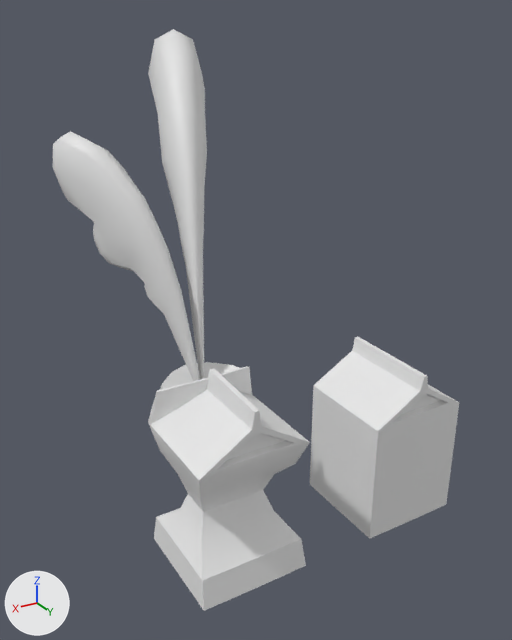
A saved change to the Blender file art/models/props/milk/milk.blend.
Rendered twice from a 50 mm camera at (4.2, 7.83, 7.78) aimed at (-1.3, -1.35, 3.19). The axes (+X, +Y, +Z) are drawn at lower left. The lights are the same throughout. The older version comes first.

Before the edit, the objects in view are built like this:
```python
me_geo_milk = bpy.data.meshes.new('geo_milk')
me_geo_milk.from_pydata(...)  # 52 vertices, 52 faces; spans x -1.0..1.0, y -1.0..1.0, z -0.99..2.2
me_geo_milk.materials.append(mat_material_002)  # white #e7e7e7
me_geo_milk_spray1 = bpy.data.meshes.new('geo_milk_spray1')
me_geo_milk_spray1.from_pydata(...)  # 114 vertices, 112 faces; spans x -1.42..1.42, y -2.99..0.32, z -1.75..2.08
me_geo_milk_spray1.polygons.foreach_set('use_smooth', [True] * 112)
me_geo_milk_spray2 = bpy.data.meshes.new('geo_milk_spray2')
me_geo_milk_spray2.from_pydata(...)  # 114 vertices, 112 faces; spans x -1.42..1.42, y -2.99..0.32, z -1.75..2.08
me_geo_milk_spray2.polygons.foreach_set('use_smooth', [True] * 112)
ob_milk = bpy.data.objects.new('milk', me_geo_milk)
ob_milk.location = (-3.0, 0.0, 0.79)
ob_milk.scale = (0.858, 0.858, 0.858)
ob_milk_spray1 = bpy.data.objects.new('milk_spray1', me_geo_milk_spray1)
ob_milk_spray1.location = (-0.3, -1.52, 4.95)
ob_milk_spray1.rotation_euler = (0.356, 0.0, -0.364)  # degrees (20, 0, -21)
ob_milk_spray1.scale = (0.318, 0.651, 1.57)
ob_milk_spray2 = bpy.data.objects.new('milk_spray2', me_geo_milk_spray2)
ob_milk_spray2.location = (0.26, -1.26, 4.25)
ob_milk_spray2.rotation_euler = (0.356, 0.0, 0.458)  # degrees (20, 0, 26)
ob_milk_spray2.scale = (0.236, 0.484, 1.17)
# also in view: 'crushed_milk' at (0.0, -0.21, 1.5)
```
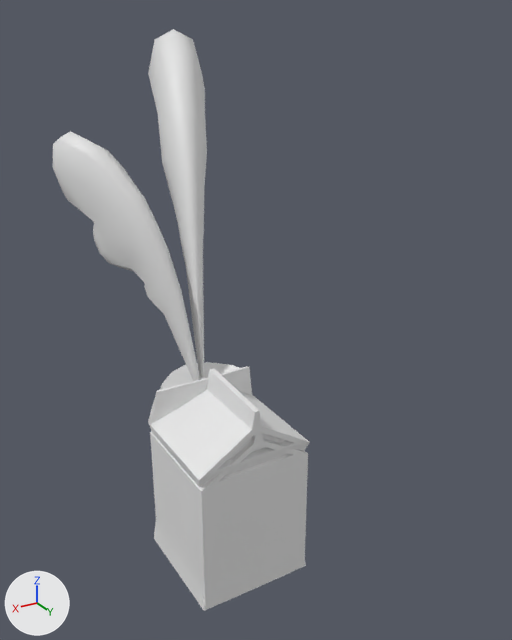
Where the change shows, as pixel boxes [x1, y1, x2, y2] in the pictures (512 x 640 px):
'milk', moved
    before: [310, 337, 459, 539]
    after: [150, 377, 308, 609]

The change, as a list of edits to the scene's bpy script:
```text
Change ob_milk:
    ob_milk.location: (-3.0, 0.0, 0.79) -> (0.0, 0.0, 0.83)
```
